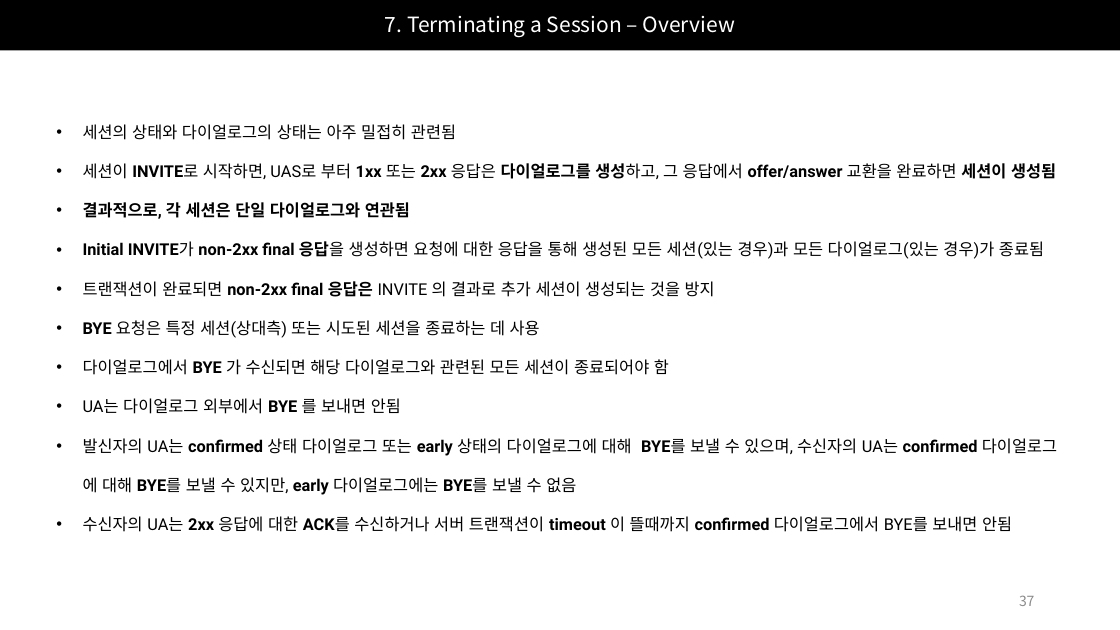
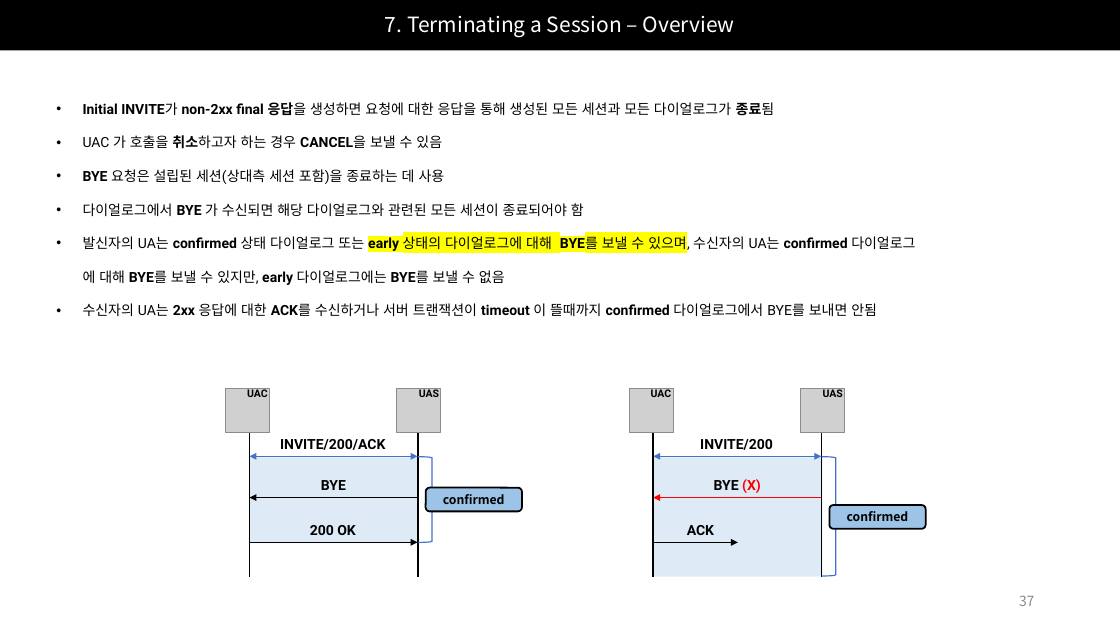
Before and after one commit to Epsilonely/SIP-Survey, a slide deck: slide 37 of 세미나 2차.pptx. Drawn at 1120x630 pixels with LibreOffice and Linux fonts; fonts in the diff are those of the drawing; grey boxes stand for pictures. Boxes give left, top, right and bottom in pixels: in the first picture for what was removed or moved away, otherwise in the second. Text is boxed around its words. In the diff, an @@ line names an element or a change of style, - is before the commit and + after.

```diff
--- a/세미나 2차.pptx
+++ b/세미나 2차.pptx
@@ text "Initial INVITE가 non-2xx final 응답을 ..." moved from (x1=83, y1=124, x2=1057, y2=532) to (x1=83, y1=102, x2=915, y2=316) @@
@@ text at (x1=83, y1=102, x2=775, y2=184): text changed; size 14 to 12 pt @@
-• 세션의 상태와 다이얼로그의 상태는 아주 밀접히 관련됨
-• 세션이 INVITE로 시작하면, UAS로 부터 1xx 또는 2xx 응답은 다이얼로그를 생성하고, 그 응답에서 offer/answer 교환을 완료하면 세션이 생성됨
-• 결과적으로, 각 세션은 단일 다이얼로그와 연관됨
-• Initial INVITE가 non-2xx final 응답을 생성하면 요청에 대한 응답을 통해 생성된 모든 세션(있는 경우)과 모든 다이얼로그(있는 경우)가 종료됨
-• 트랜잭션이 완료되면 non-2xx final 응답은 INVITE 의 결과로 추가 세션이 생성되는 것을 방지
-• BYE 요청은 특정 세션(상대측) 또는 시도된 세션을 종료하는 데 사용
+• Initial INVITE가 non-2xx final 응답을 생성하면 요청에 대한 응답을 통해 생성된 모든 세션과 모든 다이얼로그가 종료됨
+• UAC 가 호출을 취소하고자 하는 경우 CANCEL을 보낼 수 있음
+• BYE 요청은 설립된 세션(상대측 세션 포함)을 종료하는 데 사용
@@ text at (x1=83, y1=203, x2=915, y2=316): size 14 to 12 pt in "다이얼로그에서 BYE 가 수신되면 해당 다이얼로그와 관련된 ...", "발신자의 UA는 confirmed 상태 다이얼로그 또는 early ...", "수신자의 UA는 2xx 응답에 대한 ACK를 수신하거나 ..."; highlight none to #FFFF00 in "early 상태의 다이얼로그에 대해 BYE를 보낼 수 ..." @@
@@ group added at (x1=226, y1=387, x2=523, y2=577): 5 texts, 2 lines, 2 pictures, 2 arrows, 1 rectangle, 1 double arrow, 1 left bracket, 1 rounded rectangle @@
+UAS
+INVITE/200/ACK
+200 OK
+BYE
+confirmed
+UAC
@@ group added at (x1=630, y1=387, x2=926, y2=577): 5 texts, 2 lines, 2 pictures, 2 arrows, 1 rectangle, 1 double arrow, 1 left bracket, 1 rounded rectangle @@
+UAS
+INVITE/200
+ACK
+BYE (X)
+confirmed
+UAC
@@ text at (x1=83, y1=398, x2=401, y2=414): paragraph removed @@
-• UA는 다이얼로그 외부에서 BYE 를 보내면 안됨
```
Also in this commit, not shown: 24 other slides changed.
